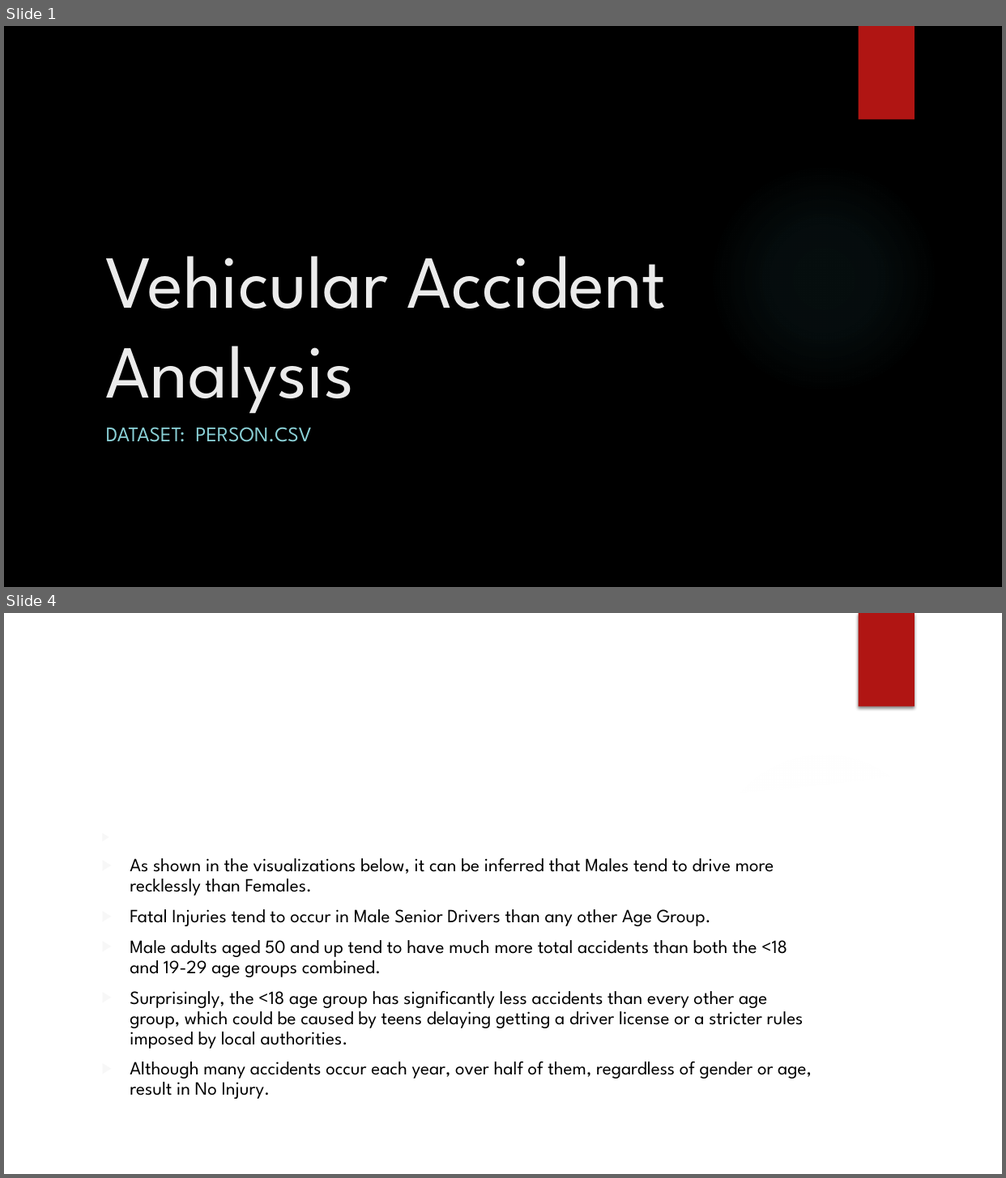
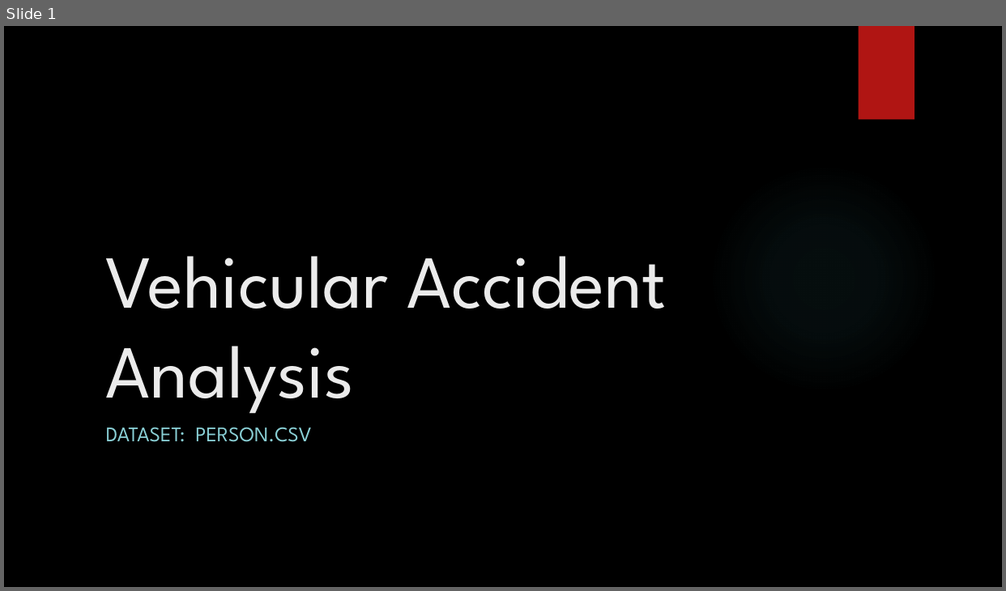
Before and after one commit to sudeshi1/Crash_Dummies, a slide deck: personEP.pptx. Shown one above the other, each under a label of ours: slides 1 and 4 before the commit, slide 1 after it; the slides between them are not shown. The pictures are 1006x1178 and 1006x591 pixels, drawn with LibreOffice and Linux fonts; fonts in the diff are those of the drawing; background and template pictures are left out. Boxes give left, top, right and bottom in pixels: in the first picture for what was removed or moved away, otherwise in the second. Text is boxed around its words. In the diff, an @@ line names an element or a change of style, - is before the commit and + after.

```diff
--- a/personEP.pptx
+++ b/personEP.pptx
@@ slide 4 removed at (x1=4, y1=613, x2=1002, y2=1174), background picture (left out) @@
@@ rectangle removed at (x1=859, y1=613, x2=914, y2=707) @@
@@ title removed at (x1=95, y1=650, x2=828, y2=765) @@
-Findings
@@ freeform shape removed at (x1=718, y1=733, x2=1002, y2=800) @@
@@ freeform shape removed at (x1=4, y1=757, x2=1002, y2=1174) @@
@@ ellipse removed at (x1=709, y1=750, x2=939, y2=981) @@
@@ text removed at (x1=130, y1=858, x2=812, y2=1099) @@
-▶ As shown in the visualizations below, it can be inferred that Males tend to drive more recklessly than Females.
-▶ Fatal Injuries tend to occur in Male Senior Drivers than any other Age Group.
-▶ Male adults aged 50 and up tend to have much more total accidents than both the <18 and 19-29 age groups combined.
-▶ Surprisingly, the <18 age group has significantly less accidents than every other age group, which could be caused by teens delaying getting a driver license or a stricter rules imposed by local authorities.
-▶ Although many accidents occur each year, over half of them, regardless of gender or age, result in No Injury.
```
Also in this commit, not shown: 2 slides changed, 3 other files.
